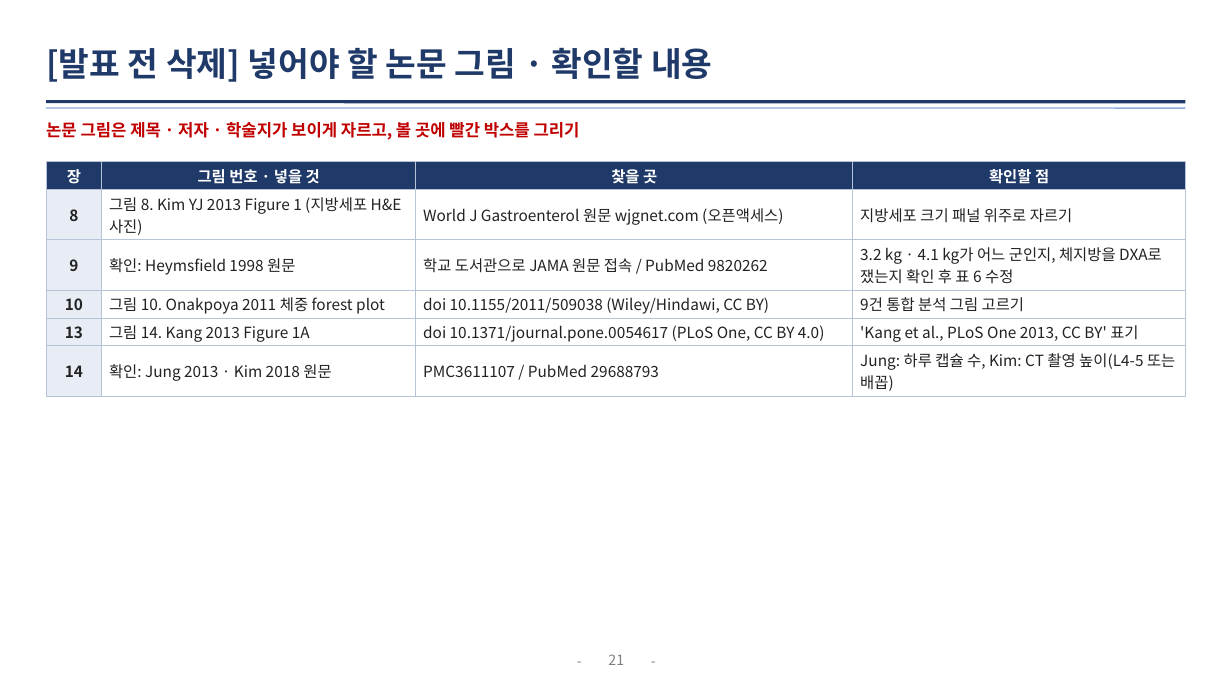
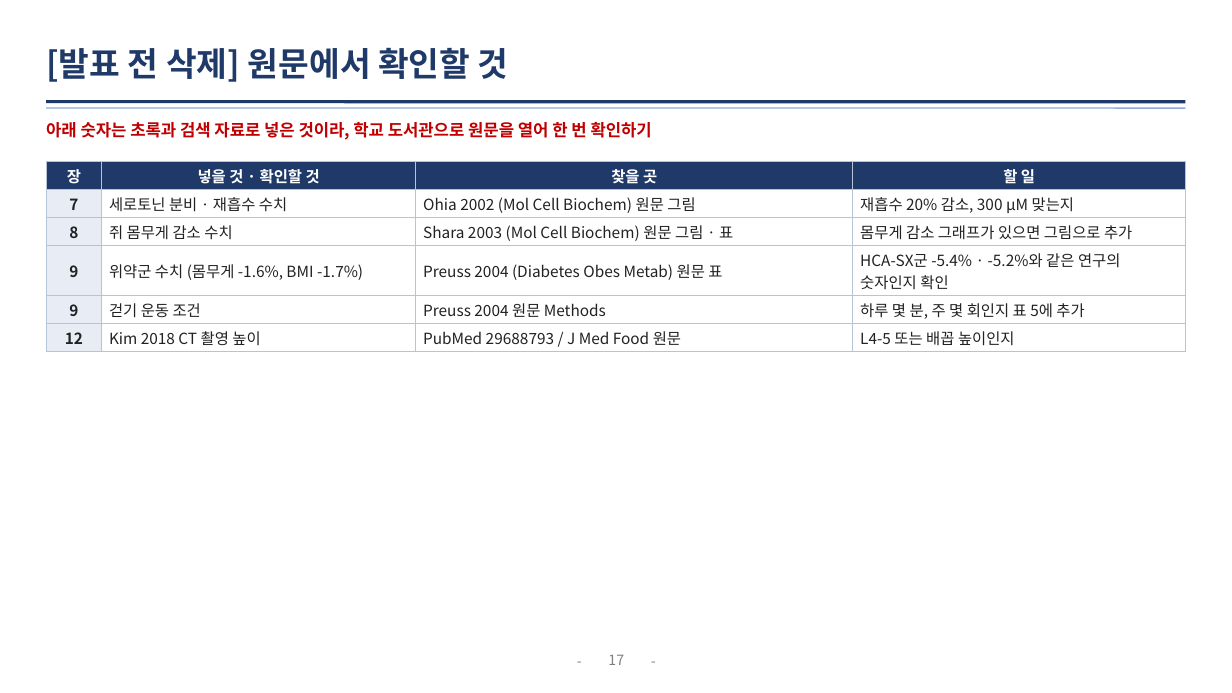
Before and after one commit to logvinca99-cell/logvinca, a slide deck: slide 17 of 발표자료/체중조절_발표_기능성식품학.pptx (slide 21 before the commit). Drawn at 1232x693 pixels with LibreOffice and Linux fonts; fonts in the diff are those of the drawing. Boxes give left, top, right and bottom in pixels: in the first picture for what was removed or moved away, otherwise in the second. Text is boxed around its words. In the diff, an @@ line names an element or a change of style, - is before the commit and + after.

```diff
--- a/발표자료/체중조절_발표_기능성식품학.pptx
+++ b/발표자료/체중조절_발표_기능성식품학.pptx
@@ title at (46,47,509,82): text changed @@
-[발표 전 삭제] 넣어야 할 논문 그림 · 확인할 내용
+[발표 전 삭제] 원문에서 확인할 것
@@ text at (46,122,652,140): text changed @@
-논문 그림은 제목 · 저자 · 학술지가 보이게 자르고, 볼 곳에 빨간 박스를 그리기
+아래 숫자는 초록과 검색 자료로 넣은 것이라, 학교 도서관으로 원문을 열어 한 번 확인하기
@@ table at (46,162,1186,350) @@
-row 1, column 2: 그림 번호 · 넣을 것
+row 1, column 2: 넣을 것 · 확인할 것
-row 1, column 4: 확인할 점
+row 1, column 4: 할 일
-row 2: 8 | 그림 8. Kim YJ 2013 Figure 1 (지방세포 H&E 사진) | World J Gastroenterol 원문 wjgnet.com (오픈액세스) | 지방세포 크기 패널 위주로 자르기
+row 2: 7 | 세로토닌 분비 · 재흡수 수치 | Ohia 2002 (Mol Cell Biochem) 원문 그림 | 재흡수 20% 감소, 300 μM 맞는지
-row 3: 9 | 확인: Heymsfield 1998 원문 | 학교 도서관으로 JAMA 원문 접속 / PubMed 9820262 | 3.2 kg · 4.1 kg가 어느 군인지, 체지방을 DXA로 쟀는지 확인 후 표 6 수정
+row 3: 8 | 쥐 몸무게 감소 수치 | Shara 2003 (Mol Cell Biochem) 원문 그림 · 표 | 몸무게 감소 그래프가 있으면 그림으로 추가
-row 4: 10 | 그림 10. Onakpoya 2011 체중 forest plot | doi 10.1155/2011/509038 (Wiley/Hindawi, CC BY) | 9건 통합 분석 그림 고르기
+row 4: 9 | 위약군 수치 (몸무게 -1.6%, BMI -1.7%) | Preuss 2004 (Diabetes Obes Metab) 원문 표 | HCA-SX군 -5.4% · -5.2%와 같은 연구의 숫자인지 확인
-row 5: 13 | 그림 14. Kang 2013 Figure 1A | doi 10.1371/journal.pone.0054617 (PLoS One, CC BY 4.0) | 'Kang et al., PLoS One 2013, CC BY' 표기
+row 5: 9 | 걷기 운동 조건 | Preuss 2004 원문 Methods | 하루 몇 분, 주 몇 회인지 표 5에 추가
-row 6: 14 | 확인: Jung 2013 · Kim 2018 원문 | PMC3611107 / PubMed 29688793 | Jung: 하루 캡슐 수, Kim: CT 촬영 높이(L4-5 또는 배꼽)
+row 6: 12 | Kim 2018 CT 촬영 높이 | PubMed 29688793 / J Med Food 원문 | L4-5 또는 배꼽 높이인지
@@ page number at (608,654,624,665): text changed @@
-21
+17
```
Also in this commit, not shown: 10 other slides changed, 5 slides added, 9 slides removed.
